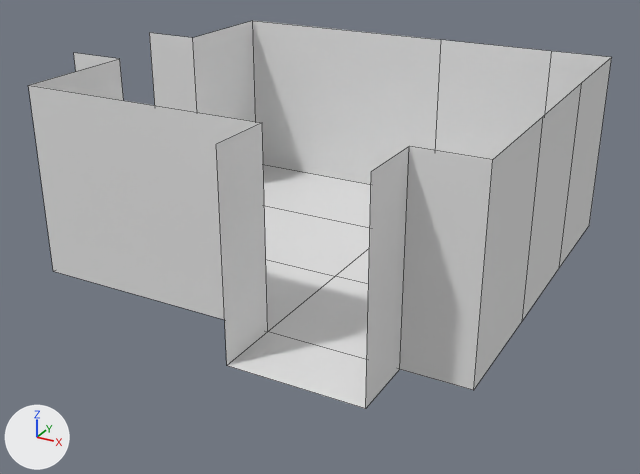
The FBX model SuperHarvestSourceFiles/Assets/Meshes/dungeon_rooms/room_2d_02.fbx, before and after one commit.
The view is the same before and after, from a 50 mm lens placed at (10.83, -12.09, 6.16), pointed at (4.74, -1.03, 0.63). Every picture has the same lights, and +X, +Y and +Z are marked at lower left. Mesh edges are drawn as thin lines. The same objects are shown in both versions, whatever each file hides. Where no turn or scale is listed for an object, it has been applied to the vertices.

Names of what the first picture shows: 'room_2d_02'.
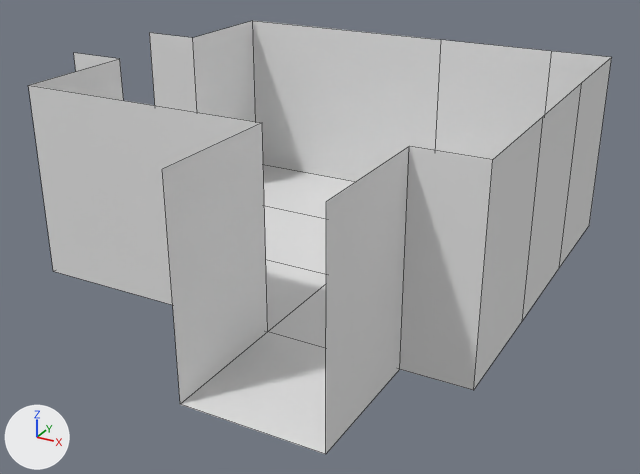
Location of each change, (x1, y1, x2, y2) in pixels of the pictures (640 x 474 px; the box of a moved part takes in the faces that stretch with it):
'room_2d_02', reshaped (12% taller)
    before: (28, 21, 611, 409)
    after: (28, 21, 611, 454)
part 1 of me_mesh, moved or reshaped
    before: (216, 123, 409, 409)
    after: (162, 123, 409, 454)

Edits to the bpy script that builds the scene:
```text
Change me_mesh:
    where me_mesh.from_pydata(...)  # 36 vertices, 25 faces; spans x 0.0..8.0, y -4.0..3.0, z 0.0..3.0
    used by ob_room_2d_02; location = (0.0, 0.0, 0.0)
    before: 32 (7.0, -4.0, 0.0) at pixel (365, 408), 33 (7.0, -4.0, 3.0) at pixel (371, 171), 34 (5.0, -4.0, 0.0) at pixel (226, 365), 35 (5.0, -4.0, 3.0) at pixel (216, 144)
    me_mesh part 1
    add for i in [*range(32, 36)]: me_mesh.vertices[i].co += Vector((0.0, -1.0, 0.0))
```
